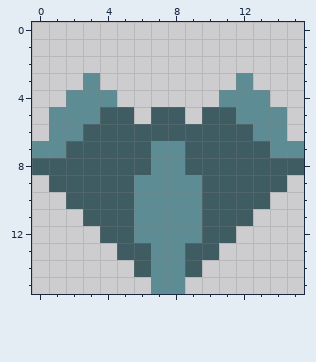
Pixel-art sprite -- images/boss.png. This is how it looked before the edit.
The file is 64x64 pixels, drawn in blocks of 4x4; one block is one cell here.
And afterwards:
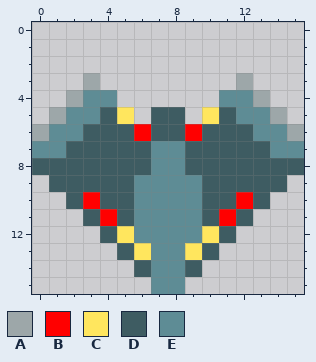
Palette (. is transparent): A #9da7a9  B #ff0000  C #ffe65e  D #3e5c62  E #5e8c95
Diff:
There is now colour A in row 6 at x 0 and 15.
The edit turns colour E into colour A in row 3 at x 3 and 12; in row 4 at x 2 and 13; in row 5 at x 1 and 14.
The edit turns colour D into colour B in row 6 at x 6 and 9; in row 10 at x 3 and 12; in row 11 at x 4 and 11.
The edit turns colour D into colour C in row 5 at x 5 and 10; in row 12 at x 5 and 10; in row 13 at x 6 and 9.
Pixel boxes of the changes (left, top, right, bottom) in both pictures:
changed: (32, 73, 304, 260)
